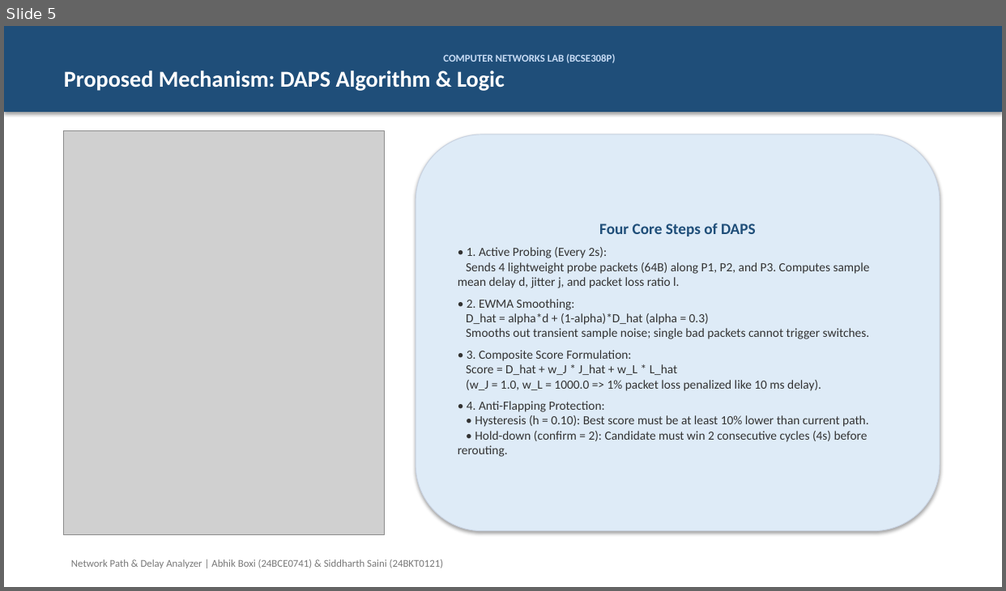
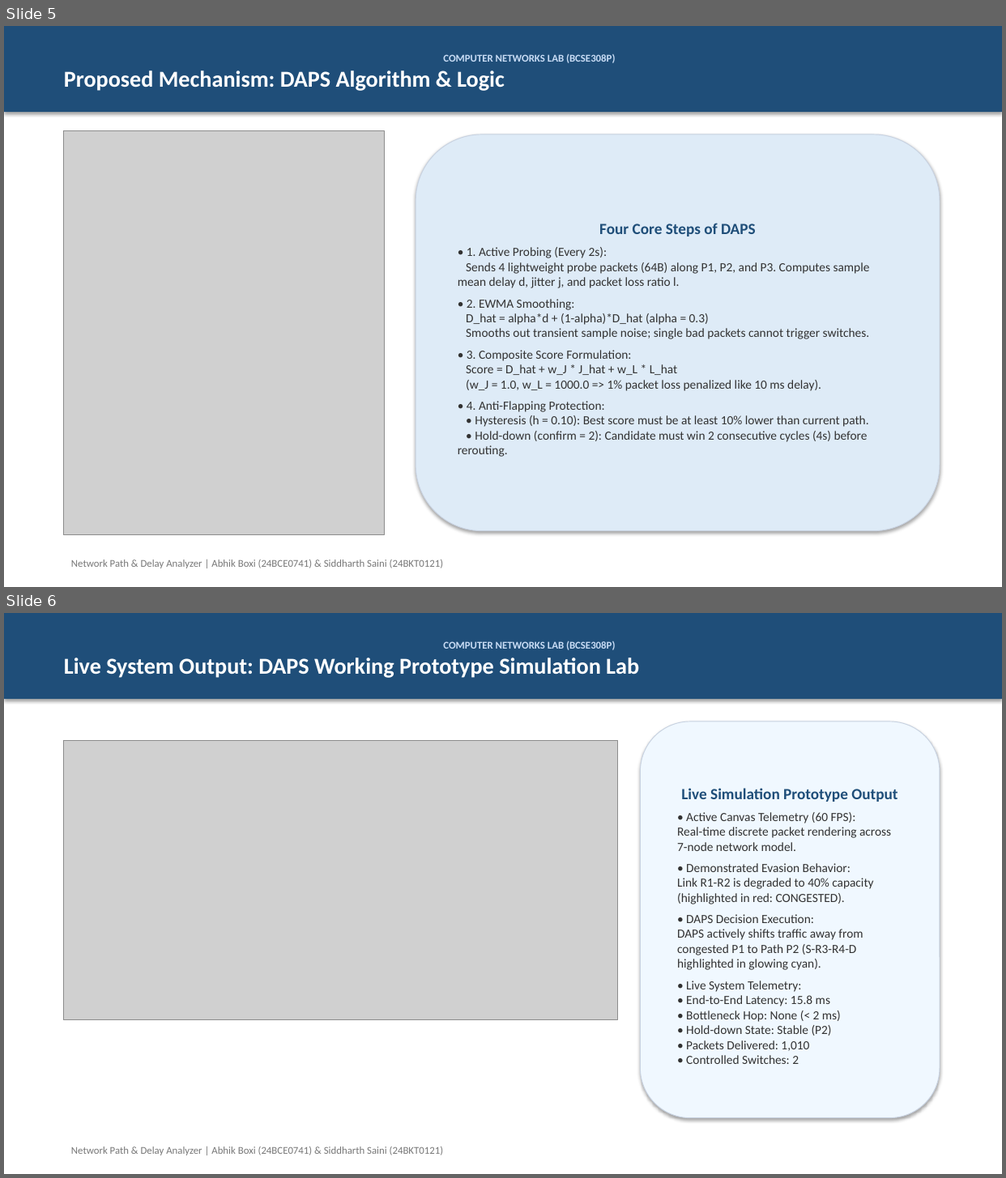
Before and after one commit to Someone1701/Network-Path-and-Delay-Analyzer, a slide deck: Network_Path_and_Delay_Analyzer_Presentation.pptx. Shown one above the other, each under a label of ours: slide 5 before the commit, slides 5 and 6 after it. The pictures are 1006x591 and 1006x1178 pixels, drawn with LibreOffice and Linux fonts; fonts in the diff are those of the drawing; grey boxes stand for pictures. Boxes give left, top, right and bottom in pixels: in the first picture for what was removed or moved away, otherwise in the second. Text is boxed around its words. In the diff, an @@ line names an element or a change of style, - is before the commit and + after.

Commit message:
Embed all 4 live output images into PowerPoint presentation and update presentation markdown

```diff
--- a/Network_Path_and_Delay_Analyzer_Presentation.pptx
+++ b/Network_Path_and_Delay_Analyzer_Presentation.pptx
@@ slide 6 added at (4,613,1002,1174), background #FFFFFF @@
@@ rectangle added at (4,613,1002,699), fill #1F4E79, 22 pt, text #FFFFFF, bold @@
+COMPUTER NETWORKS LAB (BCSE308P)
+Live System Output: DAPS Working Prototype Simulation Lab
@@ rounded rectangle added at (641,722,940,1118), fill #F0F8FF, outline #C8D2E1 0.75 pt, 12 pt, text #323232 @@
+Live Simulation Prototype Output
+• Active Canvas Telemetry (60 FPS):
+Real-time discrete packet rendering across 7-node network model.
+• Demonstrated Evasion Behavior:
+Link R1-R2 is degraded to 40% capacity (highlighted in red: CONGESTED).
+• DAPS Decision Execution:
+DAPS actively shifts traffic away from congested P1 to Path P2 (S-R3-R4-D highlighted in glowing cyan).
+• Live System Telemetry:
+• End-to-End Latency: 15.8 ms
+• Bottleneck Hop: None (< 2 ms)
+• Hold-down State: Stable (P2)
+• Packets Delivered: 1,010
+• Controlled Switches: 2
@@ picture added at (64,740,618,1020) @@
@@ text added at (71,1147,444,1156), 10 pt, text #787878 @@
+Network Path & Delay Analyzer | Abhik Boxi (24BCE0741) & Siddharth Saini (24BKT0121)
```
Also in this commit, not shown: 1 slide changed, 3 other slides added, 1 slide removed, 5 other files.
